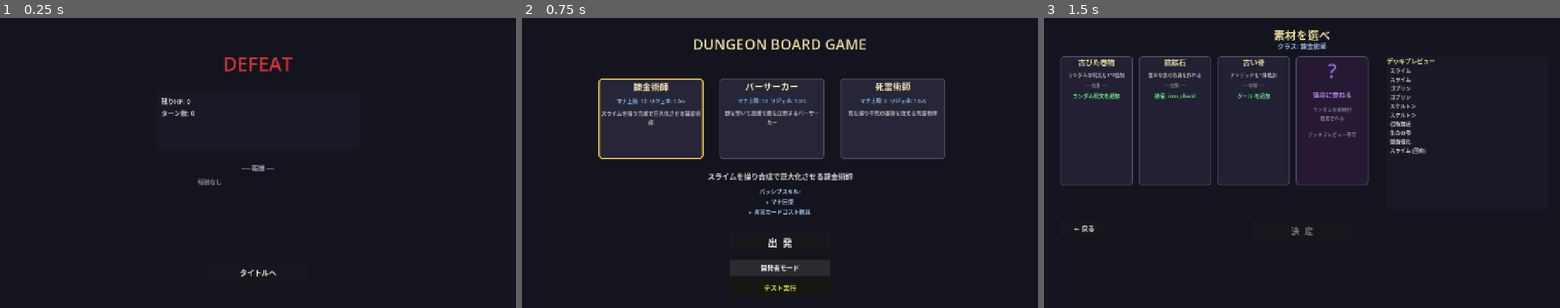
Above: before the commit, frames 1-3 (left to right).
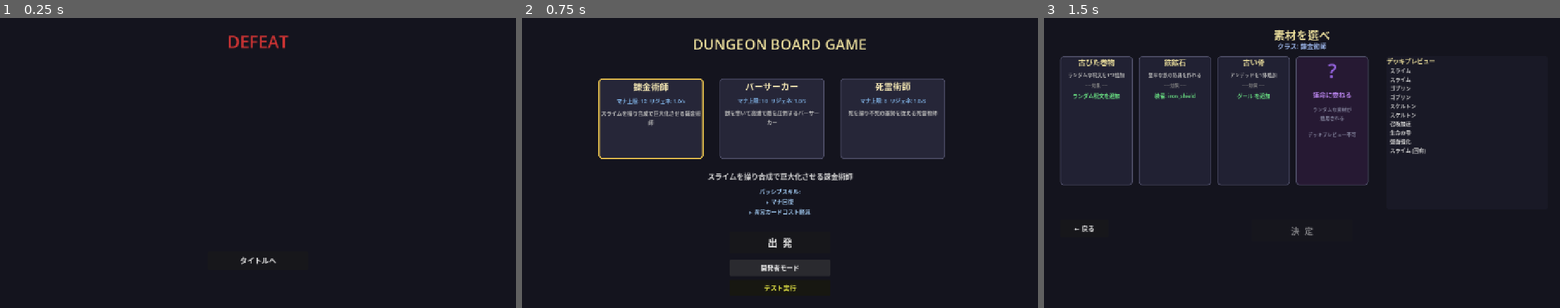
Above: after the commit, the same moments.

Repository: kazumak334-create/dungeon-board-game
Game: Godot game, scene res://scenes/Result.tscn
The game is run twice, just before and just after one commit, with the same random seed, the same clock (stepped at 60 frames per second) and the same inputs. This scene is started directly instead of the project's main scene.
Inputs:
- Up to frame 1 (0.25 s): no input
- Up to frame 2 (0.75 s): click "タイトルへ" at 0.5 s
- Up to frame 3 (1.5 s): click "出 発" at 1.25 s

The runs differ from the first frame. In frame 1, 1.0% of the frame differs, in the area x 31-57%, y 6-90%; in frame 2, nothing differs; in frame 3, nothing differs.

Commit message:
feat: バトル報酬カード3択UI（StS方式）+環境システムのset_tile_effectバグ修正
- Result画面: 勝利時にレアリティ重み付きカード3択を表示
- レアリティ6段階の色分け表示（common灰〜god赤）
- run_depthで重みテーブル切替（序盤/中盤/終盤）
- カード選択→デッキ+placement_configに自動追加
- スキップ（取らない）選択可能
- fix: set_tile_effectに_EDB(Object)を渡していたバグを修正

Co-Authored-By: Claude Opus 4.6 (1M context) <noreply@anthropic.com>

Diff:
--- a/scripts/Main.gd
+++ b/scripts/Main.gd
@@ -223,7 +223,6 @@
 	all_cells.shuffle()
 
 	var placed = 0
-	var _EDB = load("res://scripts/EffectDB.gd")
 	for cell in all_cells:
 		if placed >= count:
 			break
@@ -231,7 +230,7 @@
 		var r = cell[1]
 		var c = cell[2]
 		if board_manager.board_effects[s][r][c] == null:
-			board_manager.tile_system.set_tile_effect(s, r, c, tile_id, _EDB)
+			board_manager.tile_system.set_tile_effect(s, r, c, tile_id)
 			placed += 1
 
 	# 環境変化（上書き）の適用
@@ -242,7 +241,7 @@
 			for c in range(3):
 				if board_manager.board_effects[side][r][c] != null:
 					board_manager.tile_system.clear_tile_effect(side, r, c)
-				board_manager.tile_system.set_tile_effect(side, r, c, override_tile, _EDB)
+				board_manager.tile_system.set_tile_effect(side, r, c, override_tile)
 
 	_add_log("[環境] %s: %s ×%d" % [env_def.get("display", env_id), tile_id, placed])
 
--- a/scripts/Result.gd
+++ b/scripts/Result.gd
@@ -1,20 +1,38 @@
 # Result.gd
-# バトル結果画面（スタブ）: 勝敗表示 + 仮報酬 + 遷移
+# バトル結果画面: 勝敗表示 + 報酬 + カード3択（StS方式）
 extends Control
+
+const UIF = preload("res://scripts/UIFactory.gd")
 
 var _reward_gold: int = 0
 var _reward_sp: int = 0
 var _reward_material: Dictionary = {}
+var _card_choices: Array = []  # 3択カードの{name, data, is_unit}
+var _card_selected: bool = false
+
+# レアリティ色
+const RARITY_COLORS = {
+	"common": Color(0.7, 0.7, 0.7),
+	"uncommon": Color(0.3, 0.8, 0.3),
+	"rare": Color(0.3, 0.5, 0.9),
+	"epic": Color(0.7, 0.3, 0.9),
+	"legend": Color(0.9, 0.7, 0.2),
+	"god": Color(0.9, 0.3, 0.3),
+}
+
+# レアリティ重み（run_depthで変化）
+const RARITY_WEIGHTS_EARLY = {"common": 60, "uncommon": 25, "rare": 10, "epic": 4, "legend": 1, "god": 0}
+const RARITY_WEIGHTS_MID = {"common": 30, "uncommon": 35, "rare": 20, "epic": 10, "legend": 4, "god": 1}
+const RARITY_WEIGHTS_LATE = {"common": 10, "uncommon": 25, "rare": 30, "epic": 20, "legend": 10, "god": 5}
 
 func _ready() -> void:
 	_cleanup_battle_cards()
 	_generate_rewards()
+	if GameSession.last_result.get("win", false):
+		_generate_card_choices()
 	_build_ui()
 
 func _cleanup_battle_cards() -> void:
-	# persistence="battle"のカードをselected_deckから除去
-	# バトル中追加カードはselected_deckに反映されていないので、
-	# selected_deck内のカード定義からpersistenceを判定する
 	var new_deck: Array = []
 	var new_config: Array = []
 	for i in range(GameSession.selected_deck.size()):
@@ -44,25 +62,63 @@
 	var is_win = GameSession.last_result.get("win", false)
 	if not is_win:
 		return
-	# 仮報酬（将来: 敵に応じたアルゴリズム）
 	_reward_gold = 100
 	_reward_sp = 1
 	if CardDB.MATERIALS.size() > 0:
 		var pool = CardDB.MATERIALS.duplicate()
 		pool.shuffle()
 		_reward_material = pool[0]
-	# GameSessionに反映
 	GameSession.gold += _reward_gold
 	GameSession.skill_points += _reward_sp
 	if _reward_material.size() > 0:
 		GameSession.materials.append(_reward_material)
 
+func _generate_card_choices() -> void:
+	# run_depthに応じた重みテーブル選択
+	var weights: Dictionary
+	if GameSession.run_depth <= 3:
+		weights = RARITY_WEIGHTS_EARLY
+	elif GameSession.run_depth <= 7:
+		weights = RARITY_WEIGHTS_MID
+	else:
+		weights = RARITY_WEIGHTS_LATE
+
+	# 全ユニット+呪文からレアリティ付きプールを構築
+	var pool: Array = []
+	for name in CardDB.UNITS:
+		var d = CardDB.UNITS[name]
+		var rarity = d.get("rarity", "common")
+		pool.append({"name": name, "data": d, "is_unit": true, "rarity": rarity})
+	for name in CardDB.SPELLS:
+		var d = CardDB.SPELLS[name]
+		var rarity = d.get("rarity", "common")
+		pool.append({"name": name, "data": d, "is_unit": false, "rarity": rarity})
+
+	# 重み付きランダム選択で3枚
+	_card_choices = []
+	var used_names: Array = []
+	for _i in range(3):
+		var card = _weighted_pick(pool, weights, used_names)
+		if card.size() > 0:
+			_card_choices.append(card)
+			used_names.append(card["name"])
+
+func _weighted_pick(pool: Array, weights: Dictionary, exclude: Array) -> Dictionary:
+	# 重み付きプールを構築
+	var weighted: Array = []
+	for card in pool:
+		if card["name"] in exclude:
+			continue
+		var w = weights.get(card["rarity"], 0)
+		if w > 0:
+			for _j in range(w):
+				weighted.append(card)
+	if weighted.size() == 0:
+		return {}
+	return weighted[randi() % weighted.size()]
+
 func _build_ui() -> void:
-	# 背景
-	var bg = ColorRect.new()
-	bg.color = Color(0.08, 0.08, 0.12)
-	bg.set_anchors_preset(Control.PRESET_FULL_RECT)
-	add_child(bg)
+	UIF.add_bg(self)
 
 	var result = GameSession.last_result
 	var is_win = result.get("win", false)
@@ -71,98 +127,203 @@
 	var result_label = Label.new()
 	result_label.text = "VICTORY" if is_win else "DEFEAT"
 	result_label.horizontal_alignment = HORIZONTAL_ALIGNMENT_CENTER
-	result_label.position = Vector2(0, 80)
-	result_label.size = Vector2(1280, 60)
-	result_label.add_theme_font_size_override("font_size", 48)
+	result_label.position = Vector2(0, 30)
+	result_label.size = Vector2(1280, 50)
+	result_label.add_theme_font_size_override("font_size", 42)
 	result_label.add_theme_color_override("font_color", Color(0.9, 0.85, 0.3) if is_win else Color(0.8, 0.2, 0.2))
 	add_child(result_label)
 
-	# バトル情報
-	var info_panel = PanelContainer.new()
-	info_panel.position = Vector2(390, 180)
-	info_panel.size = Vector2(500, 150)
+	# 報酬サマリ（1行）
+	if is_win:
+		var reward_text = "%dG  SP+%d  素材:%s" % [_reward_gold, _reward_sp, _reward_material.get("display", "なし")]
+		var reward_label = Label.new()
+		reward_label.text = reward_text
+		reward_label.horizontal_alignment = HORIZONTAL_ALIGNMENT_CENTER
+		reward_label.position = Vector2(0, 80)
+		reward_label.size = Vector2(1280, 25)
+		reward_label.add_theme_font_size_override("font_size", 14)
+		reward_label.add_theme_color_override("font_color", Color(0.7, 0.7, 0.5))
+		add_child(reward_label)
+
+	# カード3択（勝利時のみ）
+	if is_win and _card_choices.size() > 0:
+		var pick_label = Label.new()
+		pick_label.text = "── カードを1枚選べ ──"
+		pick_label.horizontal_alignment = HORIZONTAL_ALIGNMENT_CENTER
+		pick_label.position = Vector2(0, 115)
+		pick_label.size = Vector2(1280, 25)
+		pick_label.add_theme_font_size_override("font_size", 16)
+		pick_label.add_theme_color_override("font_color", Color(0.9, 0.85, 0.6))
+		add_child(pick_label)
+
+		var card_container = HBoxContainer.new()
+		card_container.position = Vector2(140, 150)
+		card_container.size = Vector2(1000, 350)
+		card_container.add_theme_constant_override("separation", 30)
+		add_child(card_container)
+
+		for i in range(_card_choices.size()):
+			var card = _card_choices[i]
+			var panel = _create_card_panel(i, card)
+			card_container.add_child(panel)
+
+		# スキップボタン
+		var skip_btn = Button.new()
+		skip_btn.text = "スキップ（カードを取らない）"
+		skip_btn.position = Vector2(440, 520)
+		skip_btn.size = Vector2(400, 40)
+		skip_btn.add_theme_font_size_override("font_size", 14)
+		skip_btn.pressed.connect(func(): _on_continue())
+		add_child(skip_btn)
+	else:
+		# 敗北時 or カード選択なし
+		_build_defeat_ui(is_win)
+
+func _create_card_panel(idx: int, card: Dictionary) -> PanelContainer:
+	var panel = PanelContainer.new()
+	panel.custom_minimum_size = Vector2(290, 350)
+
+	var rarity = card.get("rarity", "common")
+	var rarity_color = RARITY_COLORS.get(rarity, Color(0.7, 0.7, 0.7))
+
 	var style = StyleBoxFlat.new()
 	style.bg_color = Color(0.1, 0.1, 0.15)
-	style.set_corner_radius_all(6)
-	info_panel.add_theme_stylebox_override("panel", style)
-	add_child(info_panel)
-
-	var info_vbox = VBoxContainer.new()
-	info_vbox.position = Vector2(400, 195)
-	info_vbox.size = Vector2(480, 130)
-	info_vbox.add_theme_constant_override("separation", 5)
-	add_child(info_vbox)
-
-	var hp_label = Label.new()
-	hp_label.text = "残りHP: %d" % result.get("player_hp_remaining", 0)
-	hp_label.add_theme_font_size_override("font_size", 16)
-	hp_label.add_theme_color_override("font_color", Color(0.8, 0.8, 0.8))
-	info_vbox.add_child(hp_label)
-
-	var turns_label = Label.new()
-	turns_label.text = "ターン数: %d" % result.get("turns", 0)
-	turns_label.add_theme_font_size_override("font_size", 16)
-	turns_label.add_theme_color_override("font_color", Color(0.8, 0.8, 0.8))
-	info_vbox.add_child(turns_label)
-
-	# 仮報酬
-	var reward_header = Label.new()
-	reward_header.text = "── 報酬 ──"
-	reward_header.horizontal_alignment = HORIZONTAL_ALIGNMENT_CENTER
-	reward_header.position = Vector2(0, 360)
-	reward_header.size = Vector2(1280, 25)
-	reward_header.add_theme_font_size_override("font_size", 16)
-	reward_header.add_theme_color_override("font_color", Color(0.6, 0.6, 0.7))
-	add_child(reward_header)
-
-	var reward_vbox = VBoxContainer.new()
-	reward_vbox.position = Vector2(490, 395)
-	reward_vbox.size = Vector2(300, 100)
-	reward_vbox.add_theme_constant_override("separation", 5)
-	add_child(reward_vbox)
-
+	style.set_corner_radius_all(10)
+	style.set_border_width_all(2)
+	style.border_color = rarity_color
+	panel.add_theme_stylebox_override("panel", style)
+
+	var vbox = VBoxContainer.new()
+	vbox.add_theme_constant_override("separation", 8)
+
+	# レアリティ
+	var rarity_label = Label.new()
+	rarity_label.text = rarity.to_upper()
+	rarity_label.horizontal_alignment = HORIZONTAL_ALIGNMENT_CENTER
+	rarity_label.add_theme_font_size_override("font_size", 11)
+	rarity_label.add_theme_color_override("font_color", rarity_color)
+	vbox.add_child(rarity_label)
+
+	# カード名
+	var name_label = Label.new()
+	name_label.text = card["name"]
+	name_label.horizontal_alignment = HORIZONTAL_ALIGNMENT_CENTER
+	name_label.add_theme_font_size_override("font_size", 20)
+	name_label.add_theme_color_override("font_color", Color(0.95, 0.95, 0.95))
+	vbox.add_child(name_label)
+
+	# ステータス
+	var data = card["data"]
+	if card["is_unit"]:
+		var stats = "コスト:%d  HP:%d  ATK:%d  SPD:%.1fs" % [
+			data.get("cost", 0), data.get("hp", 0), data.get("atk", 0), data.get("interval", 0)]
+		var stats_label = Label.new()
+		stats_label.text = stats
+		stats_label.horizontal_alignment = HORIZONTAL_ALIGNMENT_CENTER
+		stats_label.add_theme_font_size_override("font_size", 12)
+		stats_label.add_theme_color_override("font_color", Color(0.6, 0.7, 0.8))
+		vbox.add_child(stats_label)
+
+		var race_label = Label.new()
+		race_label.text = "種族: %s" % data.get("race", "")
+		race_label.horizontal_alignment = HORIZONTAL_ALIGNMENT_CENTER
+		race_label.add_theme_font_size_override("font_size", 12)
+		race_label.add_theme_color_override("font_color", Color(0.6, 0.6, 0.5))
+		vbox.add_child(race_label)
+	else:
+		var cost_label = Label.new()
+		cost_label.text = "コスト:%d  [呪文]" % data.get("cost", 0)
+		cost_label.horizontal_alignment = HORIZONTAL_ALIGNMENT_CENTER
+		cost_label.add_theme_font_size_override("font_size", 12)
+		cost_label.add_theme_color_override("font_color", Color(0.5, 0.6, 0.8))
+		vbox.add_child(cost_label)
+
+		var effect_label = Label.new()
+		effect_label.text = data.get("effect", "")
+		effect_label.horizontal_alignment = HORIZONTAL_ALIGNMENT_CENTER
+		effect_label.autowrap_mode = TextServer.AUTOWRAP_WORD
+		effect_label.add_theme_font_size_override("font_size", 11)
+		effect_label.add_theme_color_override("font_color", Color(0.7, 0.7, 0.7))
+		vbox.add_child(effect_label)
+
+	# スキル表示
+	var _edb = load("res://scripts/EffectDB.gd")
+	var skills = data.get("skills", [])
+	if skills.size() > 0:
+		var skill_header = Label.new()
+		skill_header.text = "── スキル ──"
+		skill_header.horizontal_alignment = HORIZONTAL_ALIGNMENT_CENTER
+		skill_header.add_theme_font_size_override("font_size", 10)
+		skill_header.add_theme_color_override("font_color", Color(0.4, 0.4, 0.5))
+		vbox.add_child(skill_header)
+
+		var shown = 0
+		for skill in skills:
+			if shown >= 3:
+				break
+			var eid = skill.get("effect_id", "")
+			var edef = _edb.EFFECTS.get(eid, {})
+			var sl = Label.new()
+			sl.text = "[%s] %s" % [skill.get("trigger", ""), edef.get("display", eid)]
+			sl.horizontal_alignment = HORIZONTAL_ALIGNMENT_CENTER
+			sl.add_theme_font_size_override("font_size", 10)
+			sl.add_theme_color_override("font_color", Color(0.5, 0.7, 0.6))
+			vbox.add_child(sl)
+			shown += 1
+
+	# 選択ボタン
+	var select_btn = Button.new()
+	select_btn.text = "選択"
+	select_btn.add_theme_font_size_override("font_size", 16)
+	var card_idx = idx
+	select_btn.pressed.connect(func(): _on_card_selected(card_idx))
+	vbox.add_child(select_btn)
+
+	panel.add_child(vbox)
+	return panel
+
+func _on_card_selected(idx: int) -> void:
+	if _card_selected:
+		return
+	_card_selected = true
+
+	var card = _card_choices[idx]
+	var card_name = card["name"]
+	var data = card["data"]
+
+	# デッキに追加
+	var col = data.get("col", 1) if card["is_unit"] else -1
+	GameSession.selected_deck.append({"name": card_name, "col": col})
+
+	# placement_config生成
+	var PL = load("res://scripts/PlacementLogic.gd")
+	var new_config = PL.generate_default_config([{"name": card_name, "col": col}])
+	if new_config.size() > 0:
+		GameSession.placement_config.append(new_config[0])
+
+	GameSession.run_depth += 1
+	print("[Result] カード選択: %s (run_depth: %d)" % [card_name, GameSession.run_depth])
+	_on_continue()
+
+func _on_continue() -> void:
+	var next_scene = SceneManager.BOSS_REWARD if GameSession.battle_type == "boss" else SceneManager.DECK_PREP
+	SceneManager.go_to(next_scene)
+
+func _build_defeat_ui(is_win: bool) -> void:
 	if is_win:
-		var gold_label = Label.new()
-		gold_label.text = "通貨: %dG" % _reward_gold
-		gold_label.add_theme_font_size_override("font_size", 15)
-		gold_label.add_theme_color_override("font_color", Color(0.9, 0.8, 0.3))
-		reward_vbox.add_child(gold_label)
-
-		var sp_label = Label.new()
-		sp_label.text = "スキルポイント: %d" % _reward_sp
-		sp_label.add_theme_font_size_override("font_size", 15)
-		sp_label.add_theme_color_override("font_color", Color(0.5, 0.8, 0.9))
-		reward_vbox.add_child(sp_label)
-
-		var mat_name = _reward_material.get("display", "なし")
-		var mat_label = Label.new()
-		mat_label.text = "素材: %s" % mat_name
-		mat_label.add_theme_font_size_override("font_size", 15)
-		mat_label.add_theme_color_override("font_color", Color(0.7, 0.85, 0.5))
-		reward_vbox.add_child(mat_label)
-	else:
-		var no_reward = Label.new()
-		no_reward.text = "報酬なし"
-		no_reward.add_theme_font_size_override("font_size", 15)
-		no_reward.add_theme_color_override("font_color", Color(0.5, 0.5, 0.5))
-		reward_vbox.add_child(no_reward)
-
-	# 続けるボタン（勝利時）
-	if is_win:
+		# 勝利だがカード選択がない場合
 		var continue_btn = Button.new()
 		continue_btn.text = "続ける"
-		continue_btn.position = Vector2(515, 540)
+		continue_btn.position = Vector2(515, 400)
 		continue_btn.size = Vector2(250, 55)
 		continue_btn.add_theme_font_size_override("font_size", 22)
-		# ボス戦ならボス報酬画面へ、通常はデッキ準備へ
-		var next_scene = SceneManager.BOSS_REWARD if GameSession.battle_type == "boss" else SceneManager.DECK_PREP
-		continue_btn.pressed.connect(func(): SceneManager.go_to(next_scene))
+		continue_btn.pressed.connect(func(): _on_continue())
 		add_child(continue_btn)
 
 	# タイトルへボタン
 	var title_btn = Button.new()
 	title_btn.text = "タイトルへ"
-	title_btn.position = Vector2(515, 610)
+	title_btn.position = Vector2(515, 580)
 	title_btn.size = Vector2(250, 45)
 	title_btn.add_theme_font_size_override("font_size", 18)
 	title_btn.pressed.connect(func():
